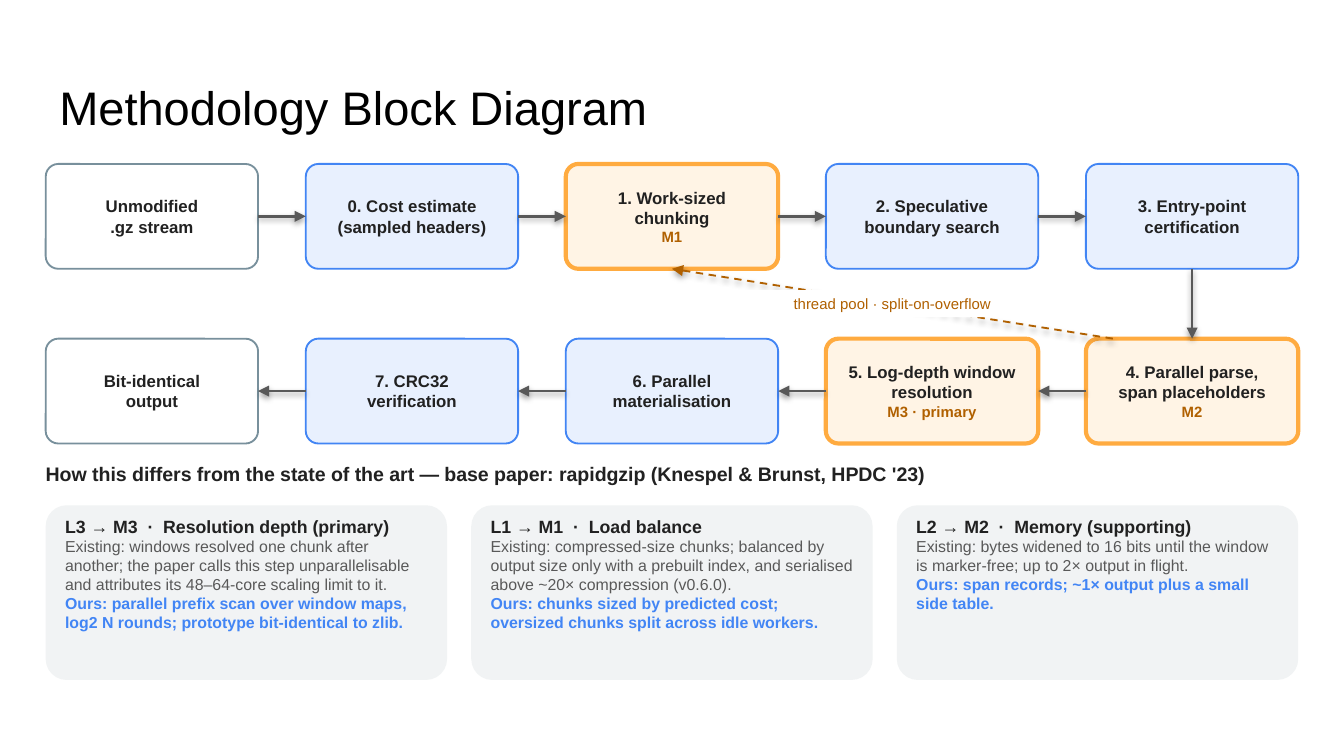
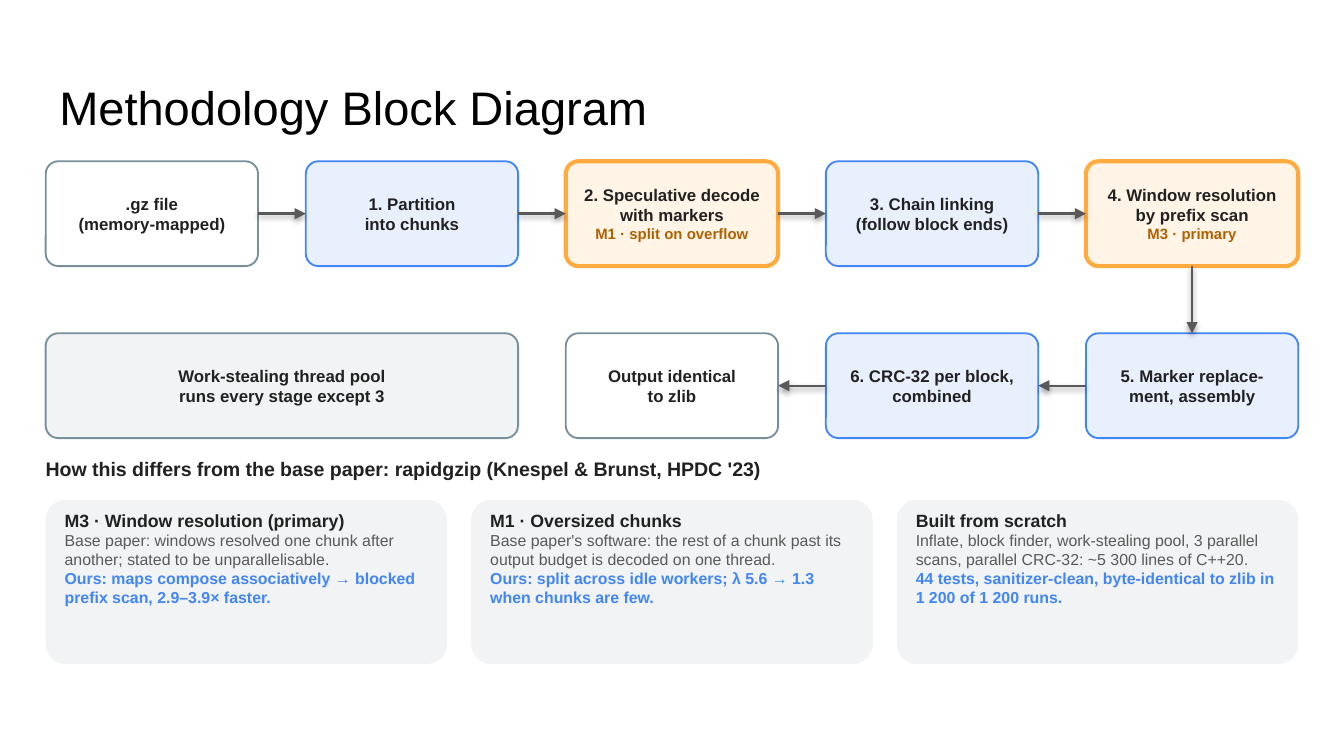
Before and after one commit to DarkDS13/riptide, a slide deck: slide 3 of docs/final/riptide_final_presentation.pptx. Drawn at 1344x756 pixels with LibreOffice and Linux fonts; fonts in the diff are those of the drawing. Boxes give left, top, right and bottom in pixels: in the first picture for what was removed or moved away, otherwise in the second. Text is boxed around its words. In the diff, an @@ line names an element or a change of style, - is before the commit and + after.

Commit message:
Fill the final presentation with measured results
Replace the prototype results and the to-be-measured cells with the
evaluation: correctness and scaling, window resolution across chunk
sizes, split-on-overflow and the comparison table, and update the block
diagram, achievements and conclusion to the implemented system.

```diff
--- a/docs/final/riptide_final_presentation.pptx
+++ b/docs/final/riptide_final_presentation.pptx
@@ rounded rectangle "4. Window resolution" at [1086, 161, 1298, 266]: fill #E8F0FE to #FFF4E5; outline #4285F4 1 pt to #FFAB40 2.25 pt @@
@@ text in rounded rectangle at [79, 197, 226, 234]: text changed @@
-Unmodified
-.gz stream
+.gz file
+(memory-mapped)
@@ text in rounded rectangle at [365, 197, 459, 230]: text changed @@
-0. Cost estimate
-(sampled headers)
+1. Partition
+into chunks
@@ text in rounded rectangle at [584, 188, 760, 242]: text changed @@
-1. Work-sized
-chunking
-M1
+2. Speculative decode
+with markers
+M1 · split on overflow
@@ text in rounded rectangle at [856, 197, 1008, 234]: text changed @@
-2. Speculative
-boundary search
+3. Chain linking
+(follow block ends)
@@ text in rounded rectangle at [1108, 188, 1276, 242]: text changed @@
-3. Entry-point
-certification
+4. Window resolution
+by prefix scan
+M3 · primary
@@ arrow moved from (305, 391) - (258, 391) to (258, 214) - (305, 214) @@
@@ 3 arrows: place and size @@
-3 arrows at [258, 216, 825, 216]
+3 arrows at [517, 214, 1086, 214]
@@ arrow removed from (1038, 216) to (1086, 216) @@
@@ arrow removed from (1113, 339) to (672, 269) @@
@@ 3 rounded rectangles, 1 arrow: place and size @@
-3 rounded rectangles, 1 arrow at [566, 269, 1298, 444]
+3 rounded rectangles, 1 arrow at [566, 266, 1298, 438]
@@ text removed at [794, 298, 991, 312] @@
-thread pool · split-on-overflow
@@ rounded rectangle "Work-stealing thread pool": place and size @@
-rounded rectangle "Work-stealing thread pool" at [305, 339, 517, 444]
+rounded rectangle "Work-stealing thread pool" at [46, 333, 519, 438]
@@ rounded rectangle "Work-stealing thread pool" at [46, 333, 519, 438]: fill #E8F0FE to #F1F3F4; outline #4285F4 1 pt to #78909C 1 pt @@
@@ rounded rectangle removed at [46, 339, 258, 444] @@
-Bit-identical
-output
@@ rounded rectangle "Output identical" at [566, 333, 778, 438]: fill #E8F0FE to #FFFFFF; outline #4285F4 1 pt to #78909C 1 pt @@
@@ rounded rectangle "6. CRC-32 per block," at [825, 333, 1038, 438]: fill #FFF4E5 to #E8F0FE; outline #FFAB40 2.25 pt to #4285F4 1 pt @@
@@ rounded rectangle "5. Marker replace-" at [1086, 333, 1298, 438]: fill #FFF4E5 to #E8F0FE; outline #FFAB40 2.25 pt to #4285F4 1 pt @@
@@ text in rounded rectangle at [178, 370, 385, 406]: text changed @@
-7. CRC32
-verification
+Work-stealing thread pool
+runs every stage except 3
@@ text in rounded rectangle at [608, 369, 736, 402]: text changed @@
-6. Parallel
-materialisation
+Output identical
+to zlib
@@ arrow moved from (1086, 391) - (1038, 391) to (825, 386) - (778, 386) @@
@@ text in rounded rectangle at [850, 369, 1014, 402]: text changed @@
-5. Log-depth window
-resolution
-M3 · primary
+6. CRC-32 per block,
+combined
@@ arrow moved from (825, 391) - (778, 391) to (1086, 386) - (1038, 386) @@
@@ text in rounded rectangle at [1121, 369, 1263, 406]: text changed @@
-4. Parallel parse,
-span placeholders
-M2
+5. Marker replace-
+ment, assembly
@@ arrow removed from (566, 391) to (517, 391) @@
@@ text at [46, 461, 761, 480]: text changed @@
-How this differs from the state of the art — base paper: rapidgzip (Knespel & Brunst, HPDC '23)
+How this differs from the base paper: rapidgzip (Knespel & Brunst, HPDC '23)
@@ rounded rectangle "M3 · Window resolution (primary)": place and size @@
-rounded rectangle "M3 · Window resolution (primary)" at [46, 505, 448, 680]
+rounded rectangle "M3 · Window resolution (primary)" at [46, 500, 448, 664]
@@ rounded rectangle removed at [472, 505, 874, 680] @@
-L1 → M1 · Load balance
-Existing: compressed-size chunks; balanced by output size only with a prebuilt index, and serialised above ~20× compression (v0.6.0).
-Ours: chunks sized by predicted cost; oversized chunks split across idle workers.
@@ rounded rectangle added at [472, 500, 874, 664], fill #F1F3F4, 8.5 pt, text #595959 @@
+M1 · Oversized chunks
+Base paper's software: the rest of a chunk past its output budget is decoded on one thread.
+Ours: split across idle workers; λ 5.6 → 1.3 when chunks are few.
@@ rounded rectangle removed at [896, 505, 1298, 680] @@
-L2 → M2 · Memory (supporting)
-Existing: bytes widened to 16 bits until the window is marker-free; up to 2× output in flight.
-Ours: span records; ~1× output plus a small side table.
@@ rounded rectangle added at [896, 500, 1298, 664], fill #F1F3F4, 8.5 pt, text #595959 @@
+Built from scratch
+Inflate, block finder, work-stealing pool, 3 parallel scans, parallel CRC-32: ~5 300 lines of C++20.
+44 tests, sanitizer-clean, byte-identical to zlib in 1 200 of 1 200 runs.
@@ text in rounded rectangle at [65, 514, 415, 607]: text changed; bold on @@
-L3 → M3 · Resolution depth (primary)
-Existing: windows resolved one chunk after another; the paper calls this step unparallelisable and attributes its 48–64-core scaling limit to it.
-Ours: parallel prefix scan over window maps, log2 N rounds; prototype bit-identical to zlib.
+M3 · Window resolution (primary)
+Base paper: windows resolved one chunk after another; stated to be unparallelisable.
+Ours: maps compose associatively → blocked prefix scan, 2.9–3.9× faster.
```
Also in this commit, not shown: 5 other slides changed, 1 slide added, 1 slide removed.
